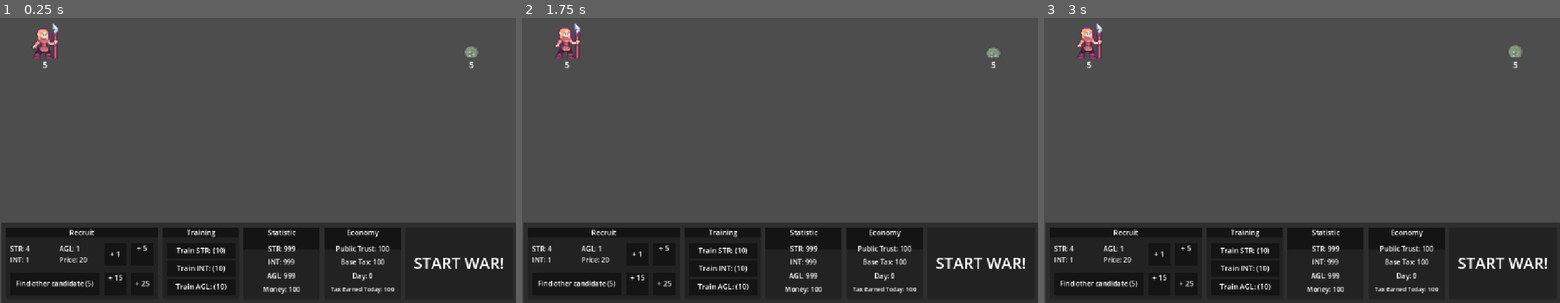
Above: before the commit, frames 1-3 (left to right).
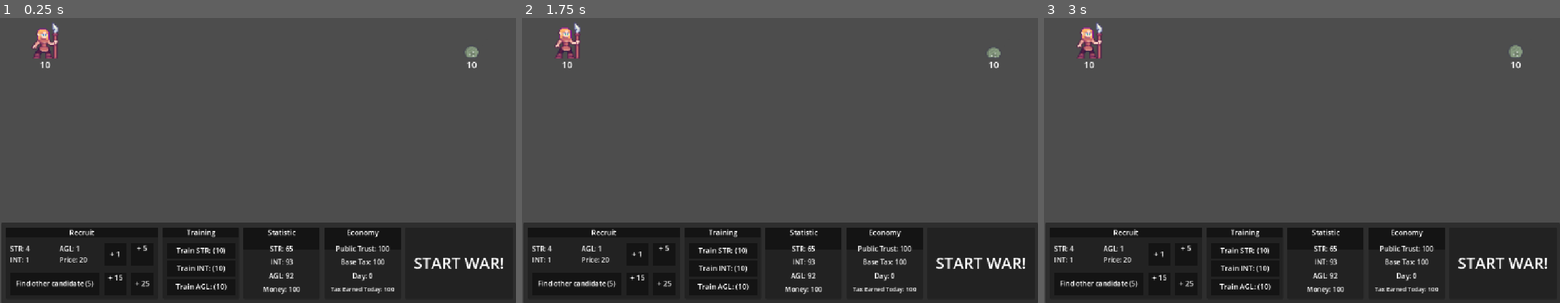
Above: after the commit, the same moments.

Repository: Stratmitos/game-dev-js-2025
Game: Godot game, scene res://Gameplay.tscn
The game is run twice, just before and just after one commit, with the same random seed, the same clock (stepped at 60 frames per second) and the same inputs.
Inputs (mouse positions are in pixels of both pictures, inside the frame that each line leads up to):
- Up to frame 1 (0.25 s): no input
- Up to frame 2 (1.75 s): tap Enter at 0.5 s; move the mouse to (893, 143) at 0.52 s; click (893, 143) at 0.67 s; move the mouse to (676, 171) at 1.27 s; click (676, 171) at 1.42 s
- Up to frame 3 (3 s): move the mouse to (1353, 94) at 2.02 s; click (1353, 94) at 2.17 s; move the mouse to (1276, 217) at 2.77 s; click (1276, 217) at 2.92 s

The runs differ from the first frame. In frame 1, 0.3% of the frame differs, in the area x 7-93%, y 10-92%; in frame 2, 0.3%; in frame 3, 0.3%.
Error before the commit: Parse Error: Identifier "is_allowed_to_attack" not declared in the current scope. (res://PlayerCharacter.gd:84)

Commit message:
Add: variable is_allowed_to_attack

Diff:
--- a/PlayerCharacter.gd
+++ b/PlayerCharacter.gd
@@ -17,6 +17,7 @@
 var reckless_rate: float
 var destination:float
 var identity: int
+var is_allowed_to_attack: bool = true
 
 var animation_tree: AnimationTree
 var state_machine
